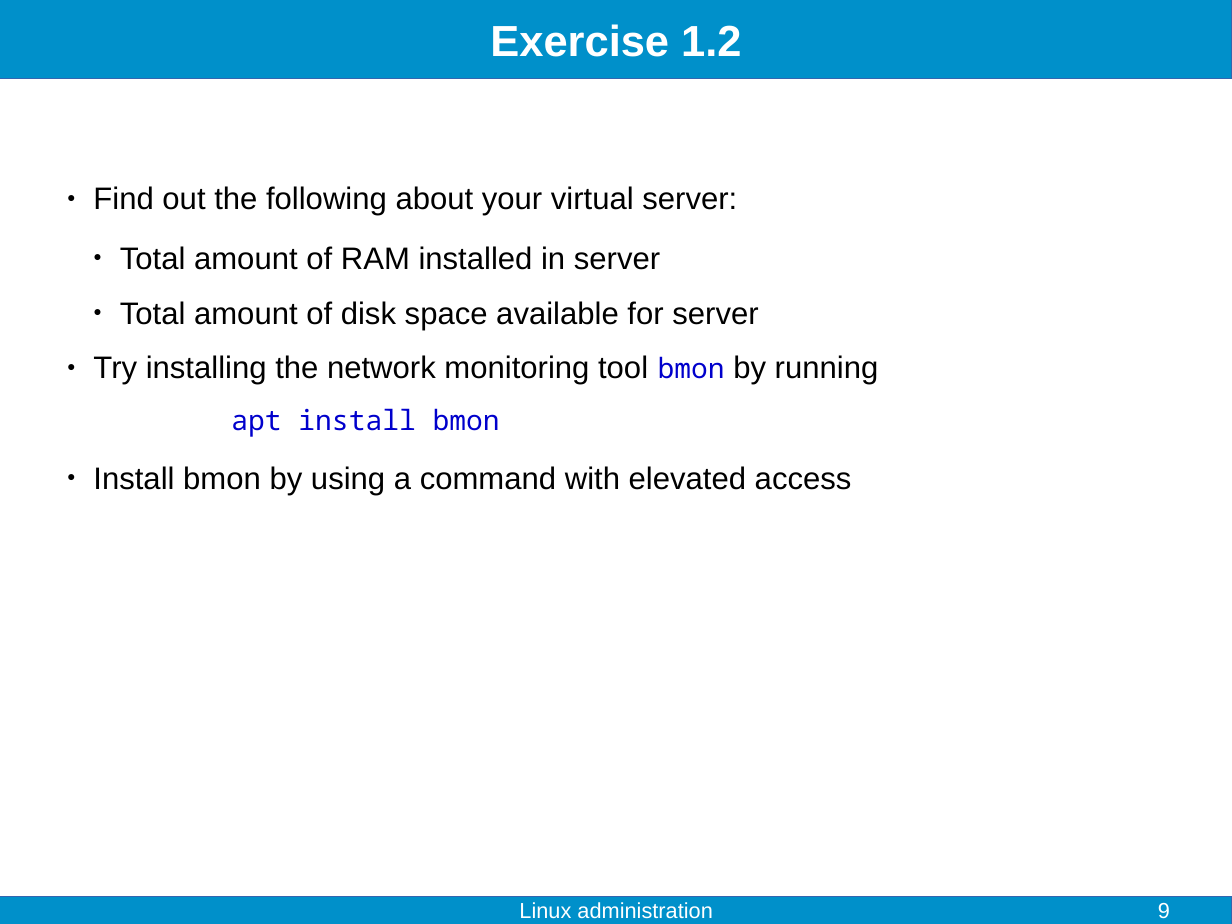
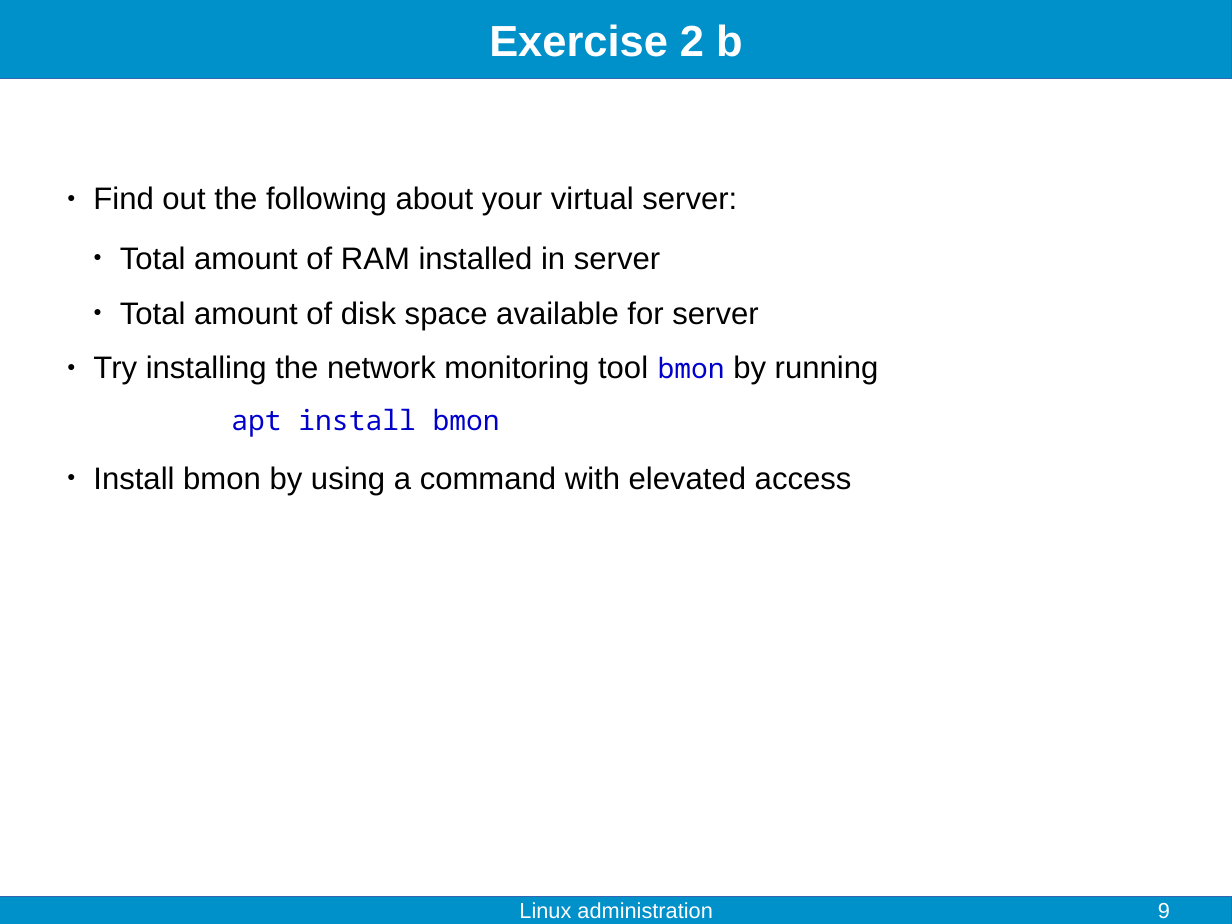
Before and after one commit to fjelltopp/training, a slide deck: slide 9 of linux_administration/linux_administration.odp. Drawn at 1232x924 pixels with LibreOffice and Linux fonts; fonts in the diff are those of the drawing. Boxes give left, top, right and bottom in pixels: in the first picture for what was removed or moved away, otherwise in the second. Text is boxed around its words. In the diff, an @@ line names an element or a change of style, - is before the commit and + after.

```diff
--- a/linux_administration/linux_administration.odp
+++ b/linux_administration/linux_administration.odp
@@ title at [489,24,743,57]: text changed @@
-Exercise 1.2
+Exercise 2 b
```
Also in this commit, not shown: 2 other slides changed, 2 slides added, 2 slides removed, 5 other files.
